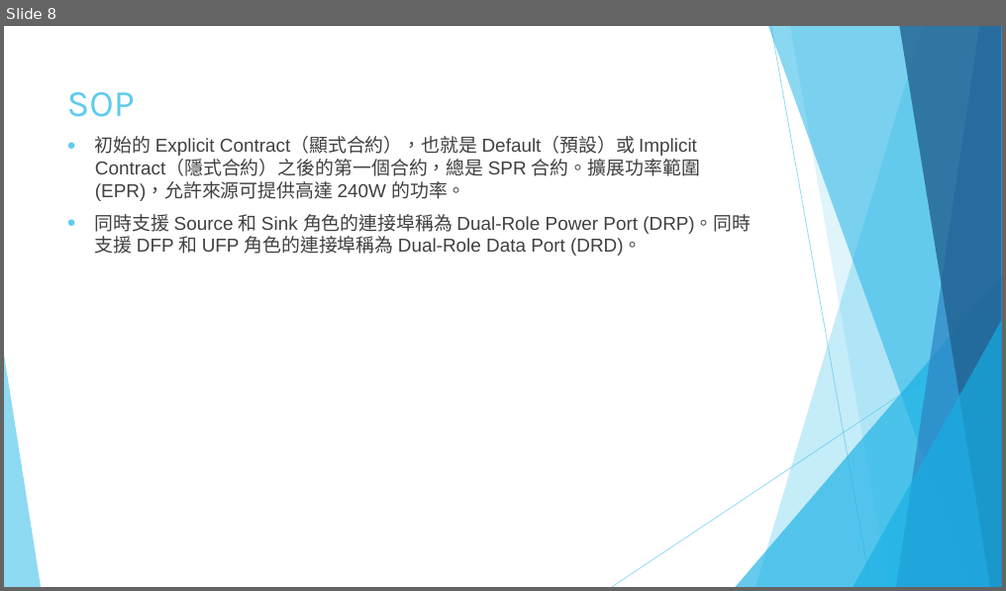
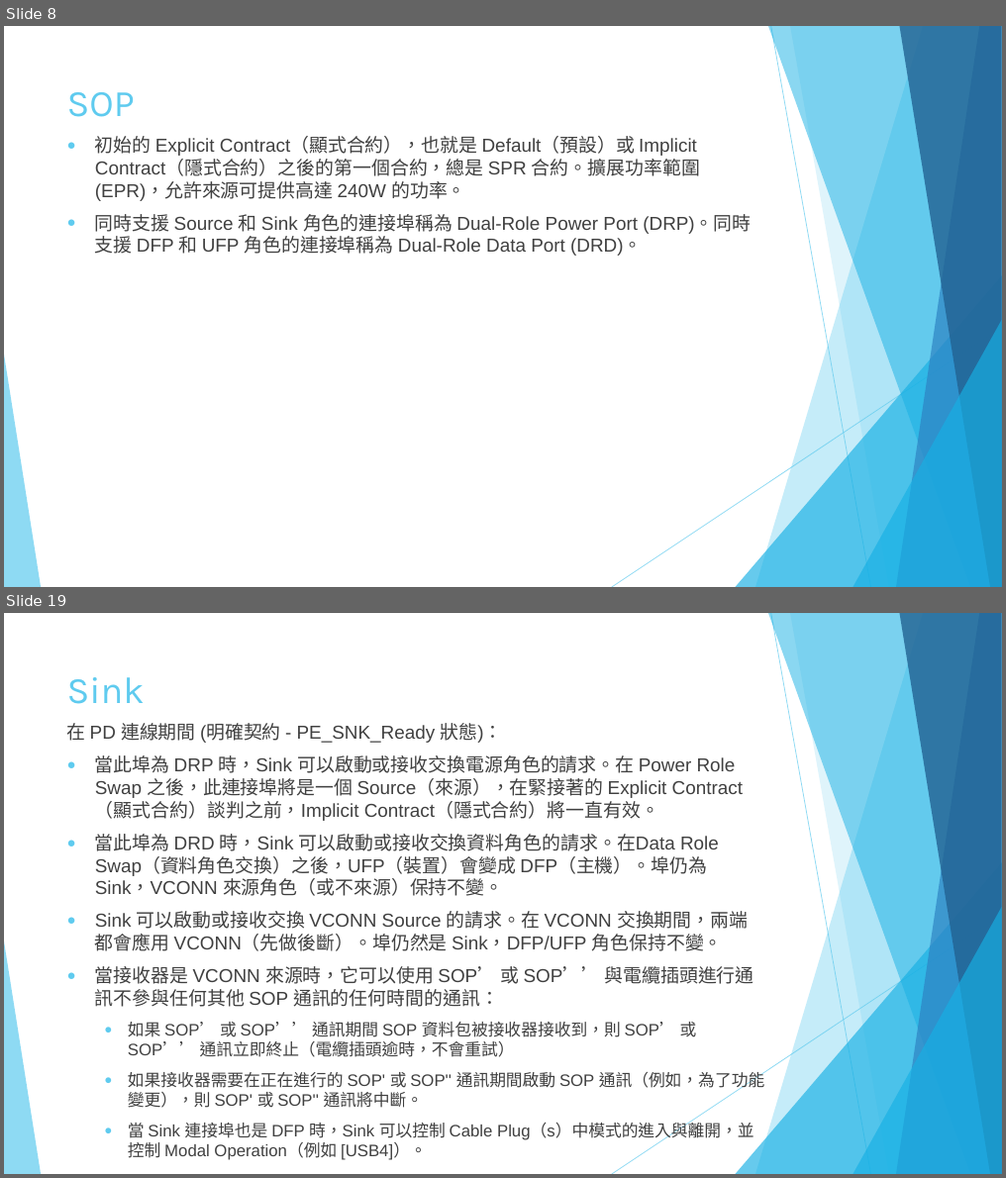
Before and after one commit to victorchan0617/CY4541, a slide deck: USB PD協議.pptx. Shown one above the other, each under a label of ours: slide 8 before the commit, slides 8 and 19 after it; the slides between them are not shown. The pictures are 1006x591 and 1006x1178 pixels, drawn with LibreOffice and Linux fonts; fonts in the diff are those of the drawing. Boxes give left, top, right and bottom in pixels: in the first picture for what was removed or moved away, otherwise in the second. Text is boxed around its words. In the diff, an @@ line names an element or a change of style, - is before the commit and + after.

```diff
--- a/USB PD協議.pptx
+++ b/USB PD協議.pptx
@@ slide 19 added at (4,613,1002,1174), background #FFFFFF; not listed: 10 template elements that a slide beside it also shows @@
@@ title added at (67,677,145,704), 36 pt, text #5FCBEF @@
+Sink
@@ text added at (67,723,765,1160), 18 pt, text #404040 @@
+在 PD 連線期間 (明確契約 - PE_SNK_Ready 狀態)：
+● 當此埠為 DRP 時，Sink 可以啟動或接收交換電源角色的請求。在 Power Role Swap 之後，此連接埠將是一個 Source（來源），在緊接著的 Explicit Contract（顯式合約）談判之前，Implicit Contract（隱式合約）將一直有效。
+● 當此埠為 DRD 時，Sink 可以啟動或接收交換資料角色的請求。在Data Role Swap（資料角色交換）之後，UFP（裝置）會變成 DFP（主機）。埠仍為 Sink，VCONN 來源角色（或不來源）保持不變。
+● Sink 可以啟動或接收交換 VCONN Source 的請求。在 VCONN 交換期間，兩端都會應用 VCONN（先做後斷）。埠仍然是 Sink，DFP/UFP 角色保持不變。
+● 當接收器是 VCONN 來源時，它可以使用 SOP’ 或 SOP’’ 與電纜插頭進行通訊不參與任何其他 SOP 通訊的任何時間的通訊：
+  ● 如果 SOP’ 或 SOP’’ 通訊期間 SOP 資料包被接收器接收到，則 SOP’ 或 SOP’’ 通訊立即終止（電纜插頭逾時，不會重試）
+  ● 如果接收器需要在正在進行的 SOP' 或 SOP'' 通訊期間啟動 SOP 通訊（例如，為了功能變更），則 SOP' 或 SOP'' 通訊將中斷。
+  ● 當 Sink 連接埠也是 DFP 時，Sink 可以控制 Cable Plug（s）中模式的進入與離開，並控制 Modal Operation（例如 [USB4]）。
```
Also in this commit, not shown: 1 slide changed, 48 other slides added.
